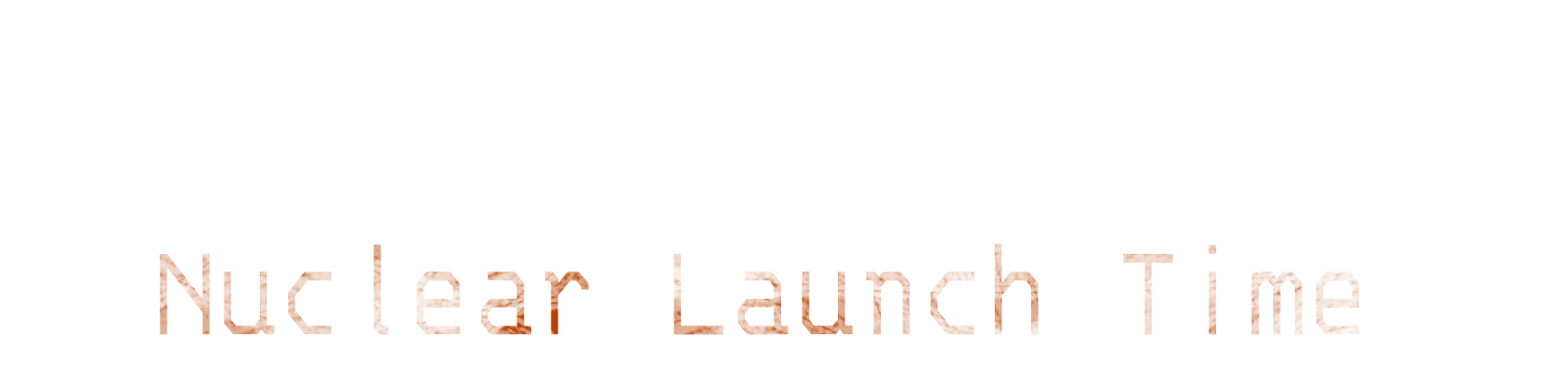
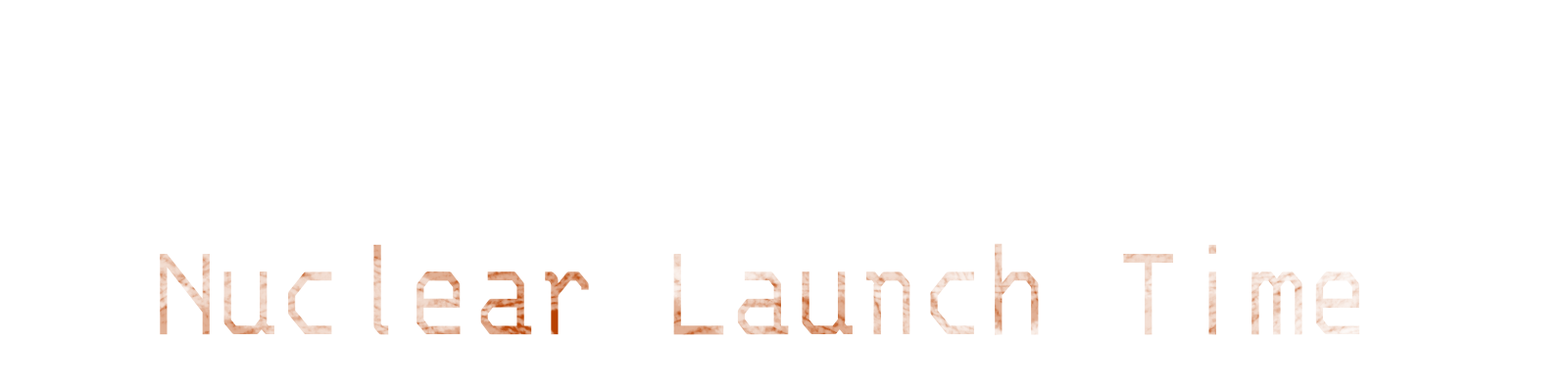
Layers edited between the first and the second 1568×392 image:
painted on "Vector Layer 1" over <box>373,271,568,336</box>
